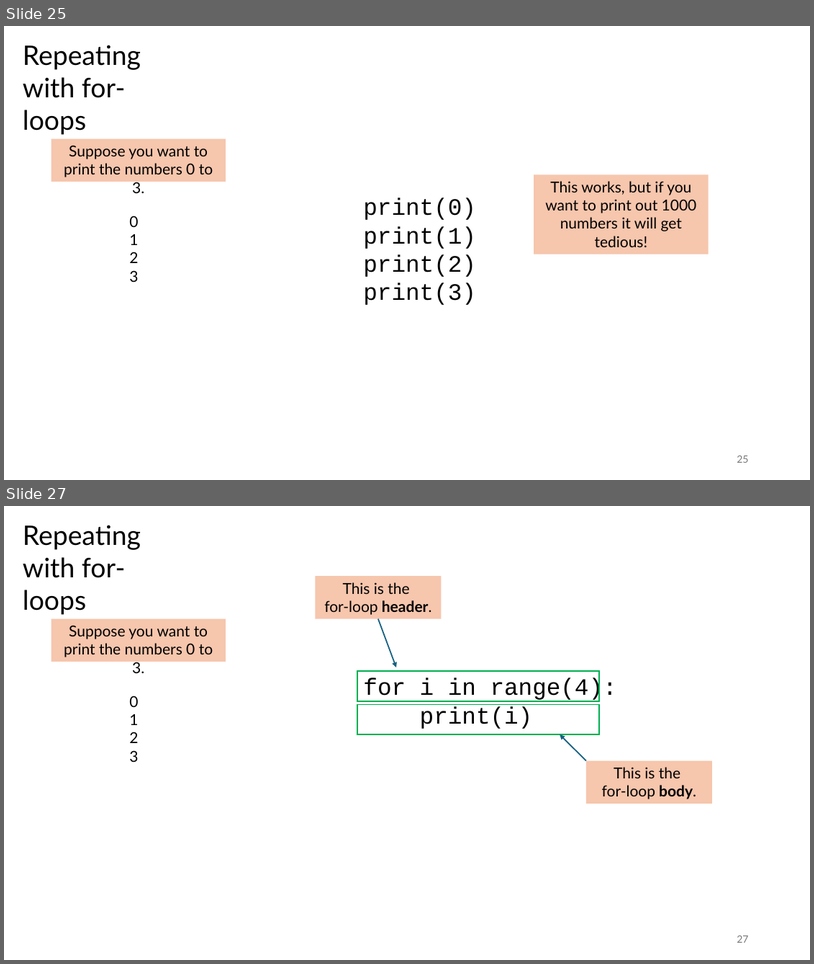
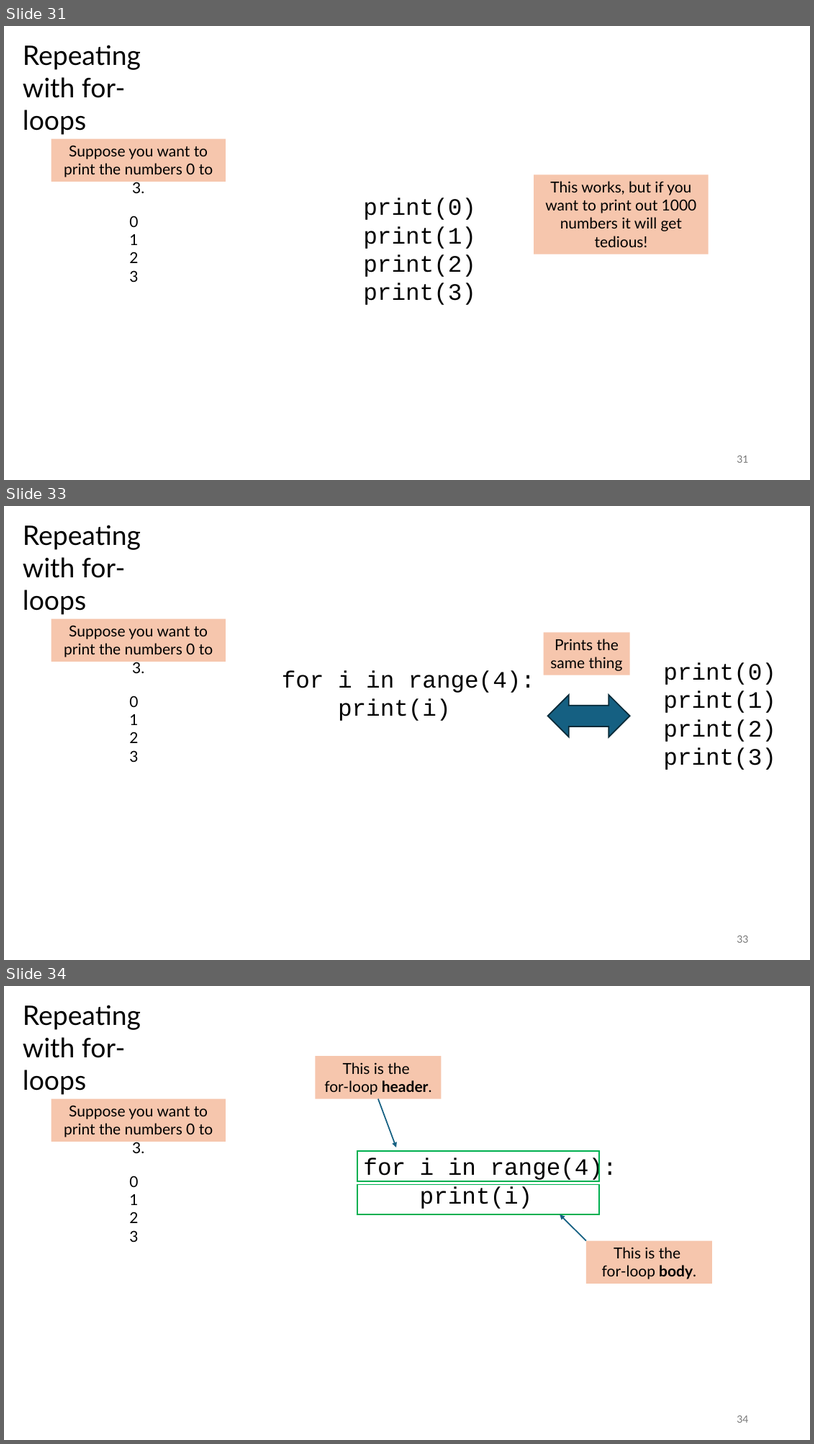
Before and after one commit to tjd1234/cmpt120fall2024, a slide deck: lecture_notes/chapter3/chapter3.pptx. Shown one above the other, each under a label of ours: slides 25 and 27 before the commit, slides 31, 33 and 34 after it; the slides between them are not shown. The pictures are 814x964 and 814x1444 pixels, drawn with LibreOffice and Linux fonts; fonts in the diff are those of the drawing. Boxes give left, top, right and bottom in pixels: in the first picture for what was removed or moved away, otherwise in the second. Text is boxed around its words. In the diff, an @@ line names an element or a change of style, - is before the commit and + after.

```diff
--- a/lecture_notes/chapter3/chapter3.pptx
+++ b/lecture_notes/chapter3/chapter3.pptx
@@ slide 33 added at (4, 506, 810, 960), background #FFFFFF @@
@@ text added at (23, 525, 141, 615), 32 pt, text #000000 @@
+Repeating
+with for-loops
@@ rectangle added at (52, 618, 226, 662), fill #F6C6AD, 18 pt, text #000000 @@
+Suppose you want to print the numbers 0 to 3.
@@ rectangle added at (543, 633, 630, 675), fill #F6C6AD, 18 pt, text #000000 @@
+Prints the same thing
@@ text added at (282, 671, 535, 721), 28 pt, text #000000 @@
+for i in range(4):
+print(i)
@@ text added at (664, 663, 777, 770), 28 pt, text #000000 @@
+print(0)
+print(1)
+print(2)
+print(3)
@@ text added at (129, 695, 138, 762), 18 pt, text #000000 @@
+0
+1
+2
+3
@@ left right arrow added at (548, 695, 630, 737), fill #156082, outline #092A39 1.5 pt @@
@@ page number added at (737, 935, 748, 942), 12 pt, text #797979 @@
+33
@@ what was slide 25 is now slide 31 @@
@@ page number at (737, 455, 748, 462): text changed @@
-25
+31
@@ what was slide 27 is now slide 34 @@
@@ page number at (737, 1415, 748, 1422): text changed @@
-27
+34
```
Also in this commit, not shown: 17 slides changed, 13 other slides added, 1 slide removed, 5 other files.
